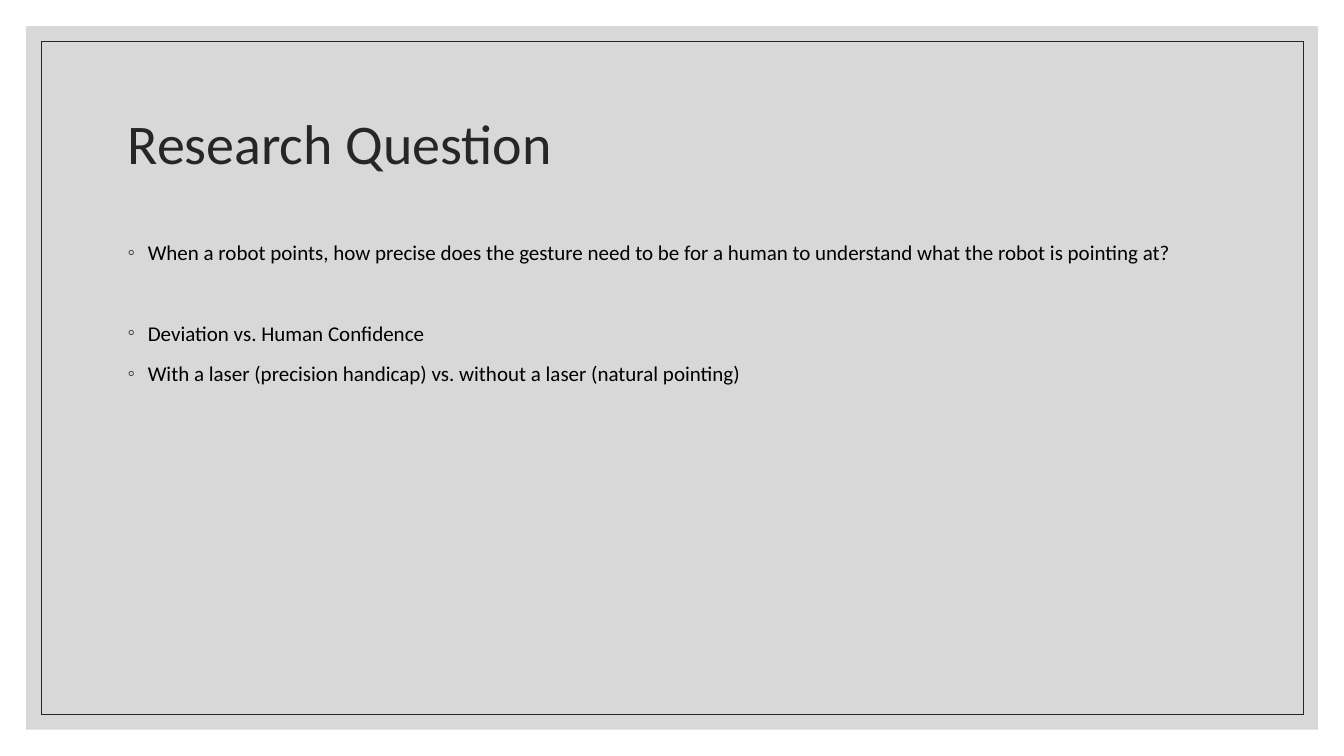
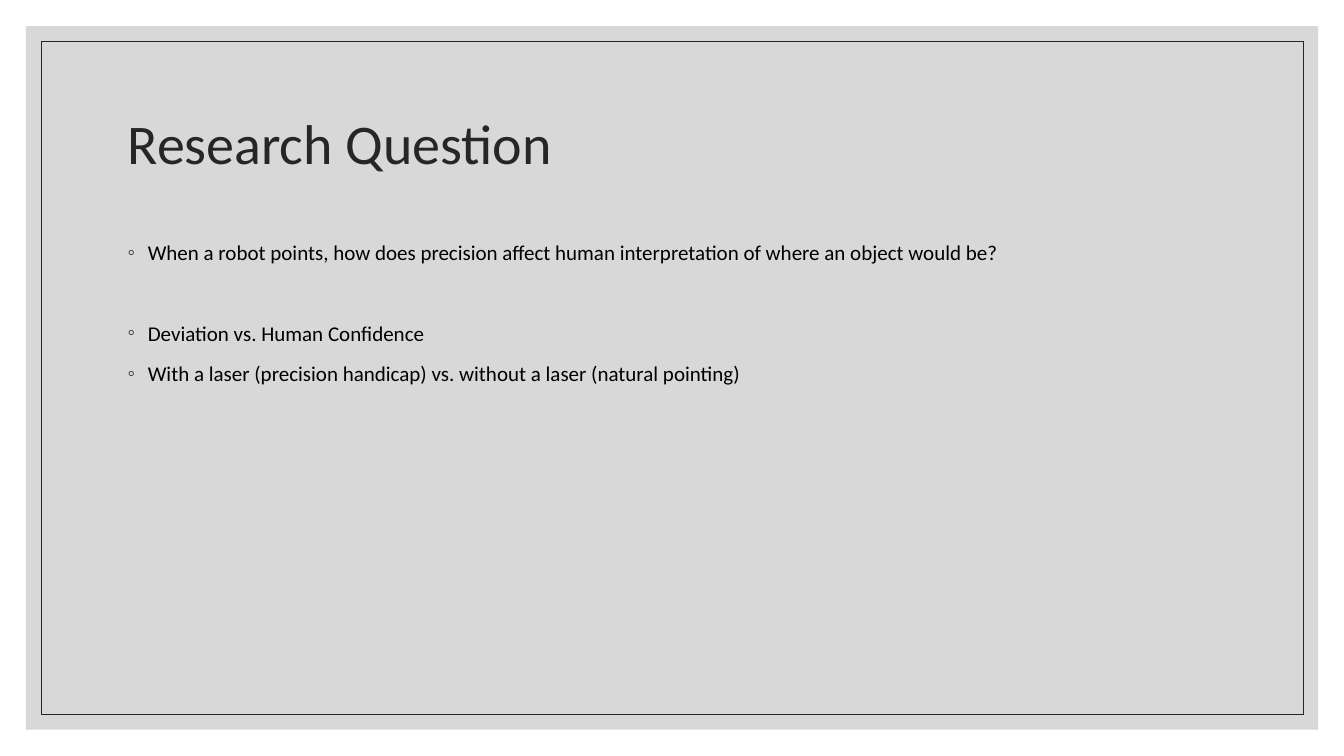
Before and after one commit to liquatics/outofhand, a slide deck: slide 5 of Docs/Final Presentation.pptx. Drawn at 1344x756 pixels with LibreOffice and Linux fonts; fonts in the diff are those of the drawing. Boxes give left, top, right and bottom in pixels: in the first picture for what was removed or moved away, otherwise in the second. Text is boxed around its words. In the diff, an @@ line names an element or a change of style, - is before the commit and + after.

```diff
--- a/Docs/Final Presentation.pptx
+++ b/Docs/Final Presentation.pptx
@@ text at (148,245,997,264): text changed @@
-◦ When a robot points, how precise does the gesture need to be for a human to understand what the robot is pointing at?
+◦ When a robot points, how does precision affect human interpretation of where an object would be?
```
Also in this commit, not shown: 4 other slides changed.
